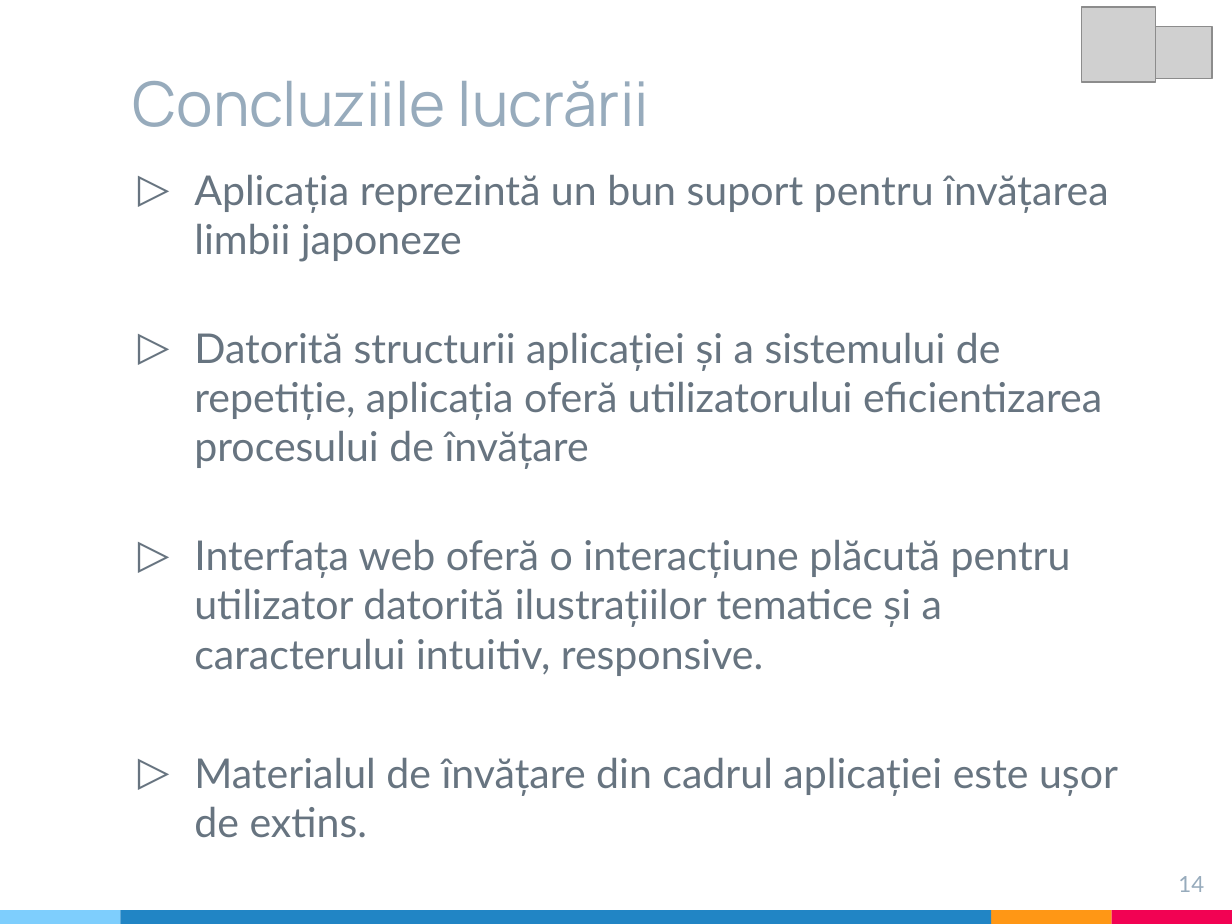
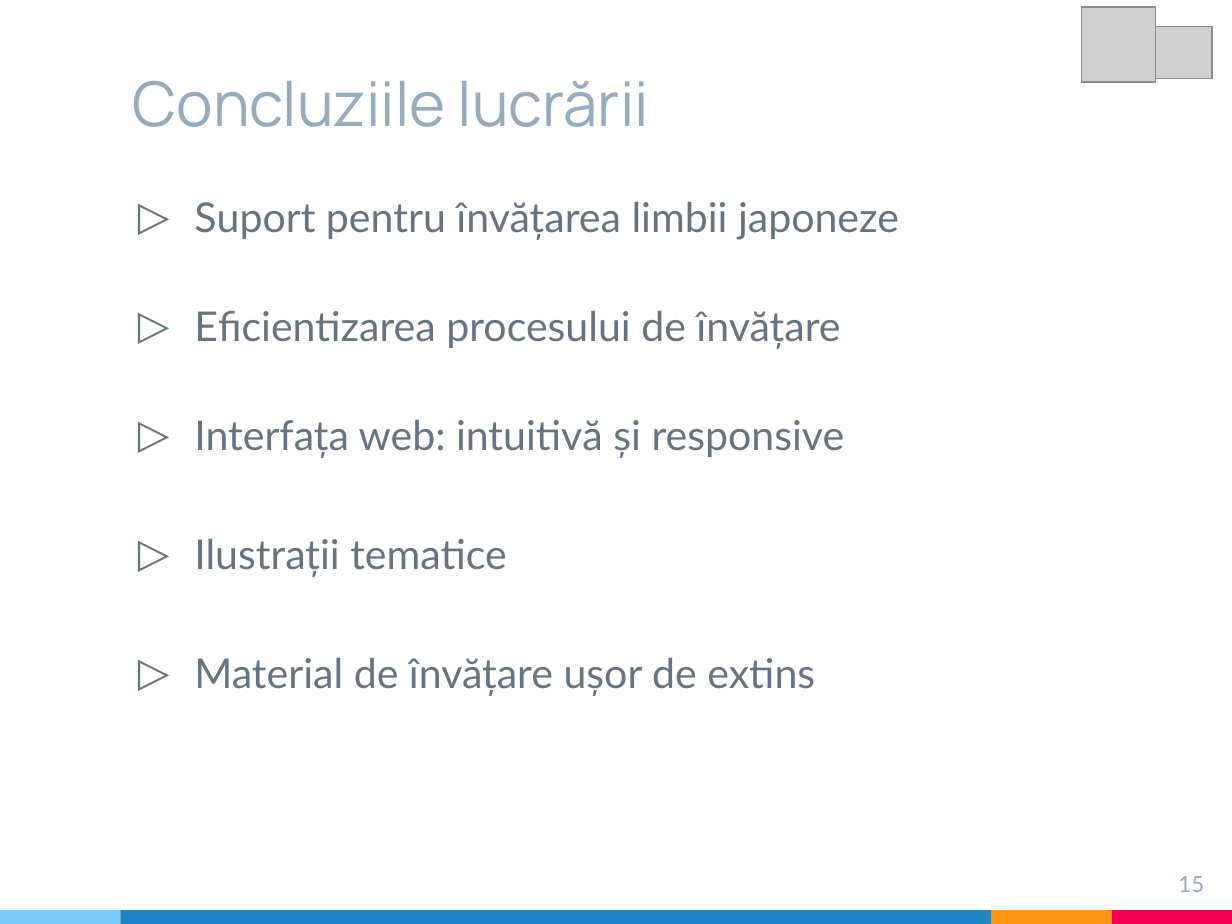
Before and after one commit to TrifanTamara/Foxy, a slide deck: slide 15 of Documentation/Prezentare.pptx (slide 14 before the commit). Drawn at 1232x924 pixels with LibreOffice and Linux fonts; fonts in the diff are those of the drawing; grey boxes stand for pictures. Boxes give left, top, right and bottom in pixels: in the first picture for what was removed or moved away, otherwise in the second. Text is boxed around its words. In the diff, an @@ line names an element or a change of style, - is before the commit and + after.

```diff
--- a/Documentation/Prezentare.pptx
+++ b/Documentation/Prezentare.pptx
@@ text at (194,201,899,696): text changed @@
-▷ Aplicația reprezintă un bun suport pentru învățarea limbii japoneze
-▷ Datorită structurii aplicației și a sistemului de repetiție, aplicația oferă utilizatorului eficientizarea procesului de învățare
-▷ Interfața web oferă o interacțiune plăcută pentru utilizator datorită ilustrațiilor tematice și a caracterului intuitiv, responsive.
-▷ Materialul de învățare din cadrul aplicației este ușor de extins.
+▷ Suport pentru învățarea limbii japoneze
+▷ Eficientizarea procesului de învățare
+▷ Interfața web: intuitivă și responsive
+▷ Ilustrații tematice
+▷ Material de învățare ușor de extins
@@ page number at (1178,876,1204,892): text changed @@
-14
+15
```
Also in this commit, not shown: 3 other slides changed, 1 other file.
